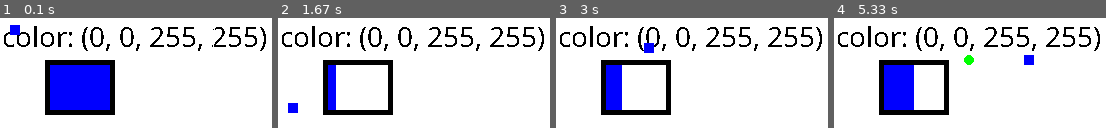
Above: before the commit, frames 1-4 (left to right).
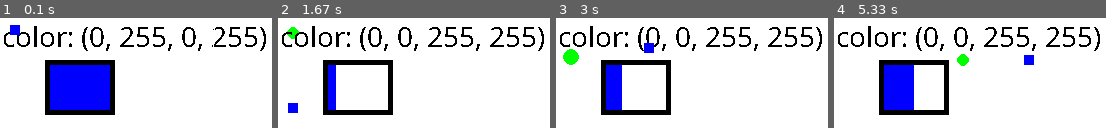
Above: after the commit, the same moments.

Repository: johannesbenjohannes/BlueSquer
Game: pygame game, started from main.py
Same seed, same stepped clock (60 frames per second), same inputs: the game is played once before the commit and once after it.
Inputs:
- Up to frame 1 (0.1 s): no input
- Up to frame 2 (1.67 s): tap Space at 0.33, 1.3, 1.6 s; hold Down from 1.23 s (still down)
- Up to frame 3 (3 s): release Down at 1.7 s; hold Up 2.17-2.53 s; tap Space at 2.23, 2.63, 2.93 s; hold Right from 2.57 s (still down)
- Up to frame 4 (5.33 s): release Right at 3.2 s; hold Down 3.23-3.6 s; tap Space at 3.3, 3.7, 4, 4.2, 4.5, 4.7, 5.03 s; hold Left 3.63-4.1 s; hold Right 4.13-4.6 s; hold Up 4.63-4.93 s; hold Right from 4.97 s (still down)

The runs differ from the first frame. In frame 1, 1.7% of the frame differs, in the area x 44-73%, y 8-30%; in frame 2, 0.3%; in frame 3, 0.6%; in frame 4, 0.4%.

Commit message:
LE MAGE COMMIT SA GRAND MERE LE MAGE DU KREMLIN AVEC LES DICTIONNAIRES TAH LAROUSSE ET ROBERT REUNIS (TRI TRI IMPURTANT)
VIRSION FINAL MAXI FINAL 1.6.7.4.2.0

Diff:
--- a/main.py
+++ b/main.py
@@ -29,8 +29,7 @@
     speed = 3
 
     LARGEUR = 800 # Largeur de la
-    compteur_attaque_ligne = 0 # Compteur de tick lors de l'attaque de la ligne
-    compteur_attaque_cercle = 0 # Compteur tick lors de l'attaque de la lignefenêtre
+
     HAUTEUR = 600 # Hauteur de la frenêtre
 
     rect_x = 10
@@ -38,24 +37,47 @@
 
     compteur = 0 # Compteur global des ticks
 
-    line_attacking = False # Etat d'attaque de ligne
-    circle_attacking = False #Etat d'attaque de cercle
+    #line_attacking = False  Etat d'attaque de ligne
+    #circle_attacking = False #Etat d'attaque de cercle
+
+    #compteur_attaque_ligne = 0 # Compteur de tick lors de l'attaque de la ligne
+    #compteur_attaque_cercle = 0 # Compteur tick lors de l'attaque de la lignefenêtre
+
+    #ispattern_ligne = False # Est-ce que le pattern en cours est la ligne ?
+    #ispattern_cercle = True # Est-ce que le pattern en cours est le cercle ?
+
+    #attaques_ligne = 0 # Compteur des attaques  ligne
+    #attaques_cercle = 0 #compteur des attaques cercle
+
+    #drawcircle = False # Est-ce qu'il faut dessiner le cercle actuellement ?
+    #drawline = False # Est-ce qu'il faut dessiner la ligne actuellement ?
+
+    nb_phase = 1 # Nombre de la phase actuelle
+
+    current_pattern = "NO PATTERN" # Pattern actuel
+    draw_what = "NO PATTERN" # Que doit-on dessiner
+
+    patterns = {
+        "line": {
+            "attacking": False, # État d'attaque de la ligne
+            "compteur_attaque": 0, # Compteur de tick lors de l'attaque de la ligne
+            "attaques": 0, # Compteur des attaques de la ligne
+            "attaques_max": 15 # Nombre d'attaques max avant de changer de pattern
+        },
+        "circle": {
+            "attacking": False, # État d'attaque du cercle
+            "compteur_attaque": 0, # Compteur de tick lors de l'attaque du cercle
+            "attaques": 0, # Compteur des attaques du cercle
+            "attaques_max": 15 # Nombre d'attaques max avant de changer de pattern
+        }
+    }
+
+    phase_1 = ["line", "circle"] # Patterns de la phase 1
 
     alive = True # Etat du player
-
-    compteur_attaque_ligne = 0 # Compteur de tick lors de l'attaque de la ligne
-    compteur_attaque_cercle = 0 # Compteur tick lors de l'attaque de la ligne
 
     has_dashed = False # Etat du dash
     compteur_dash = 600 # Cooldown du dash
-
-    ispattern_ligne = False # Est-ce que le pattern en cours est la ligne ?
-    ispattern_cercle = True # Est-ce que le pattern en cours est le cercle ?
-
-    attaques_ligne = 0 # Compteur des attaques  ligne
-    attaques_cercle = 0 #compteur des attaques cercle
-    drawcircle = False # Est-ce qu'il faut dessiner le cercle actuellement ?
-    drawline = False # Est-ce qu'il faut dessiner la ligne actuellement ?
 
     mouse_x = 0 #Abscisse de la souri
     mouse_y = 0 #Ordonnée de la souri
@@ -117,12 +139,12 @@
                     compteur_dash = 0
                     speed = 13
 
-        if event.type == pygame.MOUSEBUTTONDOWN :
+        """if event.type == pygame.MOUSEBUTTONDOWN :
             mouse_x,mouse_y = event.pos
 
             if event.button == 1:
-                projectile = Bullet(rect_x, rect_y, mouse)
-
+                projectile = Bullet(rect_x, rect_y, mouse_x)
+"""
 
         if has_dashed:
             if compteur_dash>7:
@@ -142,66 +164,70 @@
 
 
             # CHECK DE LA PHASE - TRES SENSIBLE - NE PAS CODER AUTRE CHOSE
-            # POUR L'INSTANT; que le check du pattern ligne
-            ispattern_cercle = True
-            attaques_ligne = 0
-            if attaques_cercle == 10*1.5:
-                ispattern_cercle = False
-
-
-            """
-            def phase(nb_phase): # Lancer le comportement associé à sa phase
-
-
+            if current_pattern == "NO PATTERN":
+                print("Y'a pas de pattern là, on choisit")
                 if nb_phase == 1:
-                    patternes=[pattern_ligne, pattern_cercle]
-                    patternes[rd.randint(0,1)](10)"/home/canard101/NSI_proj/main.py", line 212, in <module>
-    main()
-  File "/home/canard101/NSI_proj/main.py", line 189, in
-            """
+                    current_pattern = rd.choice(phase_1)
+                    print(current_pattern)
+                    patterns[current_pattern]["attaques"] = 0
+
+
+            if patterns[current_pattern]["attaques"] == patterns[current_pattern]["attaques_max"]:
+                print("YEP CFINI")
+                patterns[current_pattern]["attaques"] = 0
+                patterns[current_pattern]["attacking"] = False
+                patterns[current_pattern]["compteur_attaque"] = 0
+                current_pattern = "NO PATTERN"
+
+            if current_pattern != "NO PATTERN":
+                print(patterns[current_pattern]["attaques"])
+
             # FIN DE LA ZONE INTERDITE
 
-            if compteur%60 == 0 and ispattern_ligne:
-                drawline = True
-            if compteur%60==0 and ispattern_cercle:
-                drawcircle = True
-
-            if line_attacking:
-                compteur_attaque_ligne+=0.25
-            if circle_attacking:
-                compteur_attaque_cercle +=0.25
+            #if compteur%60 == 0 and ispattern_ligne:
+            #    drawline = True
+            #if compteur%60==0 and ispattern_cercle:
+            #    drawcircle = True
+
+            if compteur%60 and current_pattern != "NO PATTERN":
+                draw_what = current_pattern
+
+            if current_pattern != "NO PATTERN" and patterns[current_pattern]["attacking"] == True:
+                patterns[current_pattern]["compteur_attaque"]+=0.25
+
             if has_dashed :
                 compteur_dash+=1
 
-            if drawline:
-                if line_attacking == False:
+            if draw_what == "line":
+                if patterns["line"]["attacking"] == False:
                     rdTheta = rd.uniform(0, 2*m.pi)
                     attack_x = rect_x+2000*m.cos(rdTheta)
                     attack_y = rect_y+2000*m.sin(rdTheta)
                     end_x = rect_x+2000*m.cos(rdTheta+m.pi)
                     end_y = rect_y+2000*m.sin(rdTheta+m.pi)
-                line_attacking = True
-
-                pygame.draw.line(fenetre, GREEN,(attack_x, attack_y),(end_x, end_y),round(compteur_attaque_ligne%50))
-                if compteur_attaque_ligne%50 == 9:
-                    pygame.draw.line(fenetre, RED,(attack_x, attack_y),(end_x, end_y),round(compteur_attaque_ligne%50))
-                    drawline=False
-                    line_attacking=False
-                    compteur_attaque_ligne = 0
-                    attaques_ligne+=1
-
-            if drawcircle:
-                if circle_attacking == False:
+                patterns["line"]["attacking"] = True
+
+                pygame.draw.line(fenetre, GREEN,(attack_x, attack_y),(end_x, end_y),round(patterns["line"]["compteur_attaque"]%50))
+                if patterns["line"]["compteur_attaque"]%50 == 9:
+                    pygame.draw.line(fenetre, RED,(attack_x, attack_y),(end_x, end_y),round(patterns["line"]["compteur_attaque"]%50))
+                    draw_what = "NO PATTERN"
+                    patterns["line"]["attacking"] = False
+                    patterns["line"]["compteur_attaque"] = 0
+                    patterns["line"]["attaques"]+=1
+
+            if draw_what == "circle":
+                if patterns["circle"]["attacking"] == False:
                     attack_x = rect_x +5
                     attack_y = rect_y+5
-                circle_attacking = True
-
-                pygame.draw.circle(fenetre, GREEN,(attack_x,attack_y),round(compteur_attaque_cercle))
-                if compteur_attaque_cercle == 9:
-                    pygame.draw.circle(fenetre, RED,(attack_x,attack_y),round(compteur_attaque_cercle))
-                    drawcircle = False
-                    circle_attacking = False
-                    compteur_attaque_cercle = 0
+                patterns["circle"]["attacking"] = True
+
+                pygame.draw.circle(fenetre, GREEN,(attack_x,attack_y),round(patterns["circle"]["compteur_attaque"]))
+                if patterns["circle"]["compteur_attaque"] == 9:
+                    pygame.draw.circle(fenetre, RED,(attack_x,attack_y),round(patterns["circle"]["compteur_attaque"]))
+                    draw_what = "NO PATTERN"
+                    patterns["circle"]["attacking"] = False
+                    patterns["circle"]["compteur_attaque"] = 0
+                    patterns["circle"]["attaques"]+=1
 
 
             current_color = fenetre.get_at((int(rect_x)+5, int(rect_y)+5))
